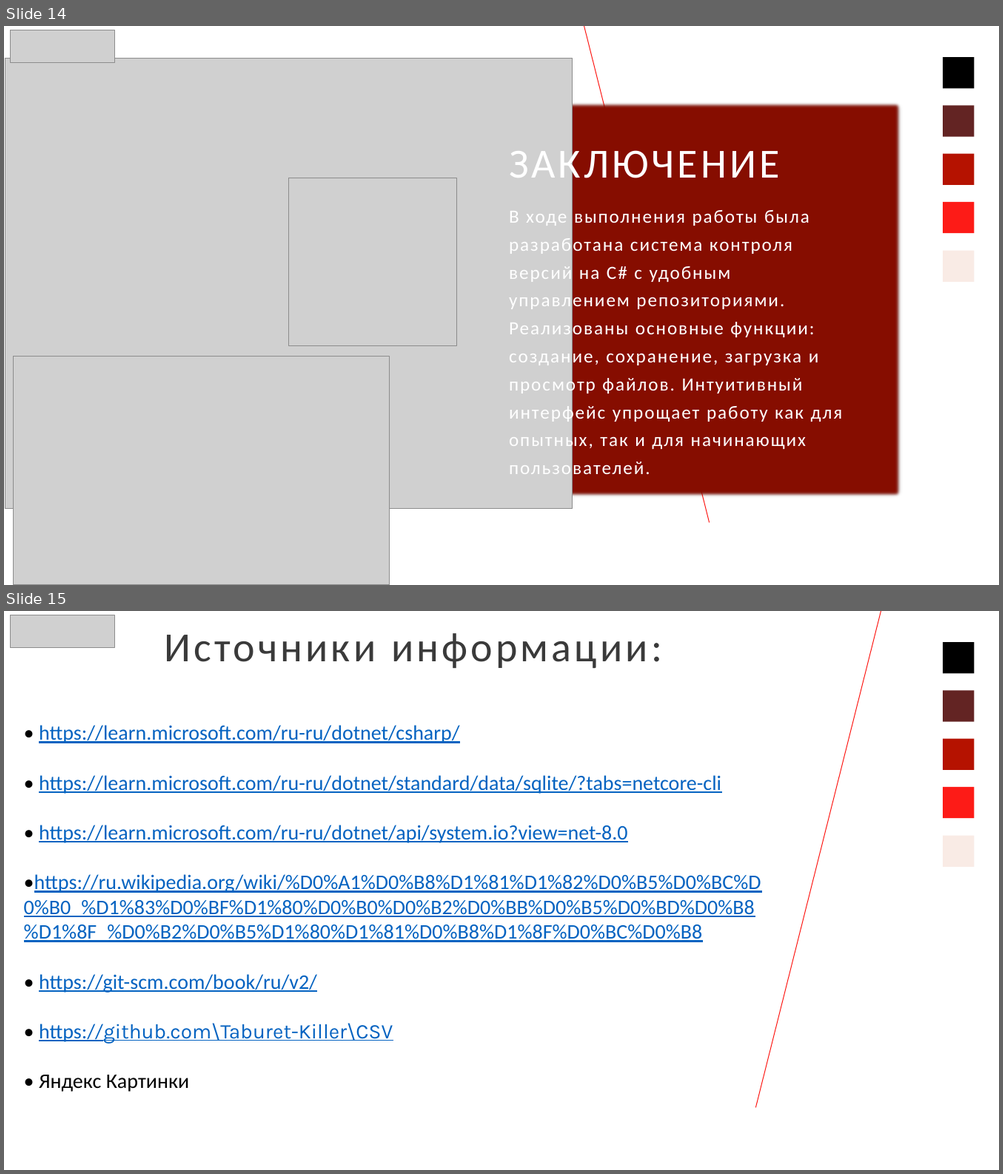
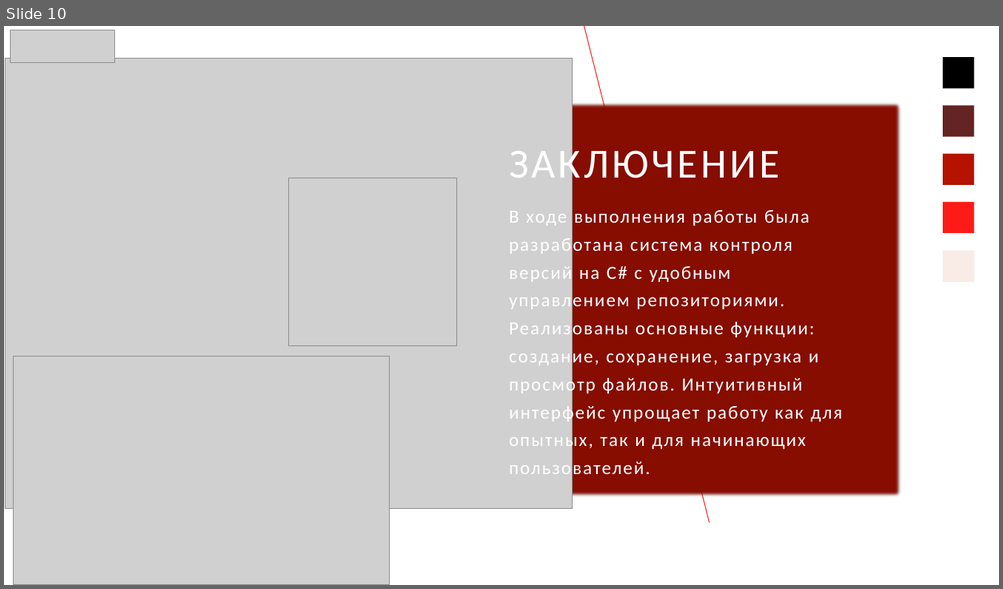
Before and after one commit to Taburet-Killer/CSV, a slide deck: CSV-presetation.pptx. Shown one above the other, each under a label of ours: slides 14 and 15 before the commit, slide 10 after it. The pictures are 1003x1174 and 1003x589 pixels, drawn with LibreOffice and Linux fonts; fonts in the diff are those of the drawing; grey boxes stand for pictures. Boxes give left, top, right and bottom in pixels: in the first picture for what was removed or moved away, otherwise in the second. Text is boxed around its words. In the diff, an @@ line names an element or a change of style, - is before the commit and + after.

```diff
--- a/CSV-presetation.pptx
+++ b/CSV-presetation.pptx
@@ slide 15 removed at [4, 611, 999, 1170], background #FFFFFF; not listed: 5 template elements that a slide beside it also shows @@
@@ picture removed at [10, 615, 114, 647] @@
@@ line removed from (881, 611) to (755, 1108) @@
@@ title removed at [164, 633, 662, 668] @@
-Источники информации:
@@ text removed at [24, 725, 761, 1092] @@
-• https://learn.microsoft.com/ru-ru/dotnet/csharp/
-• https://learn.microsoft.com/ru-ru/dotnet/standard/data/sqlite/?tabs=netcore-cli
-• https://learn.microsoft.com/ru-ru/dotnet/api/system.io?view=net-8.0
-•https://ru.wikipedia.org/wiki/%D0%A1%D0%B8%D1%81%D1%82%D0%B5%D0%BC%D0%B0_%D1%83%D0%BF%D1%80%D0%B0%D0%B2%D0%BB%D0%B5%D0%BD%D0%B8%D1%8F_%D0%B2%D0%B5%D1%80%D1%81%D0%B8%D1%8F%D0%BC%D0%B8
-• https://git-scm.com/book/ru/v2/
-• https://github.com\Taburet-Killer\CSV
-• Яндекс Картинки
@@ what was slide 14 is now slide 10 @@
```
Also in this commit, not shown: 3 slides changed, 4 other slides removed.
